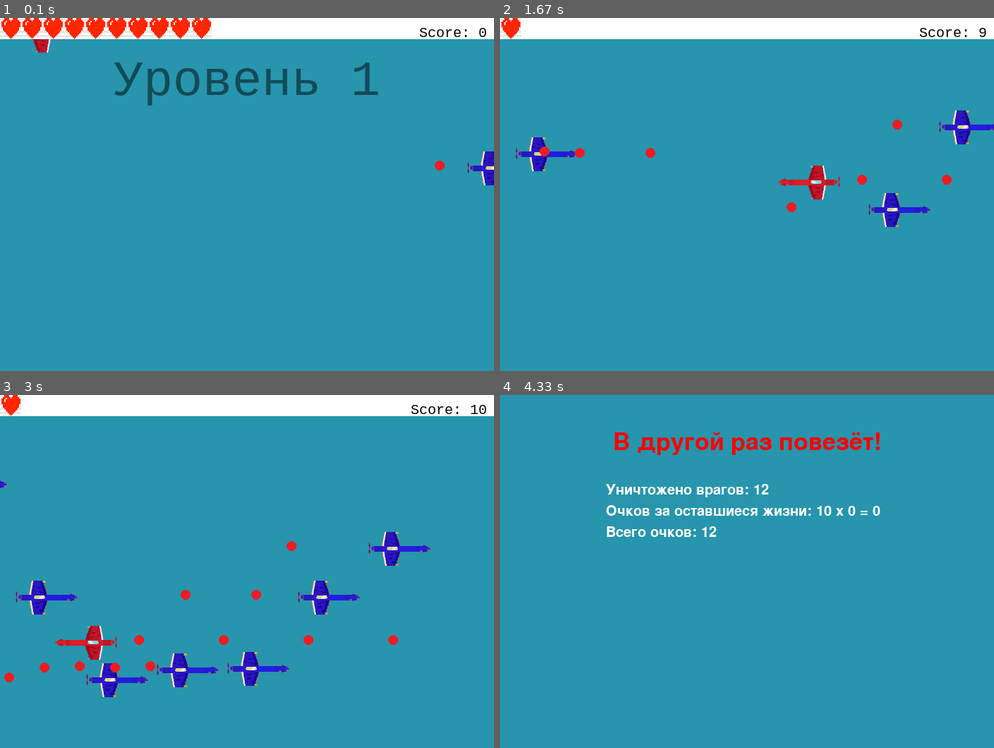
Above: before the commit, frames 1-4 (two rows, left to right).
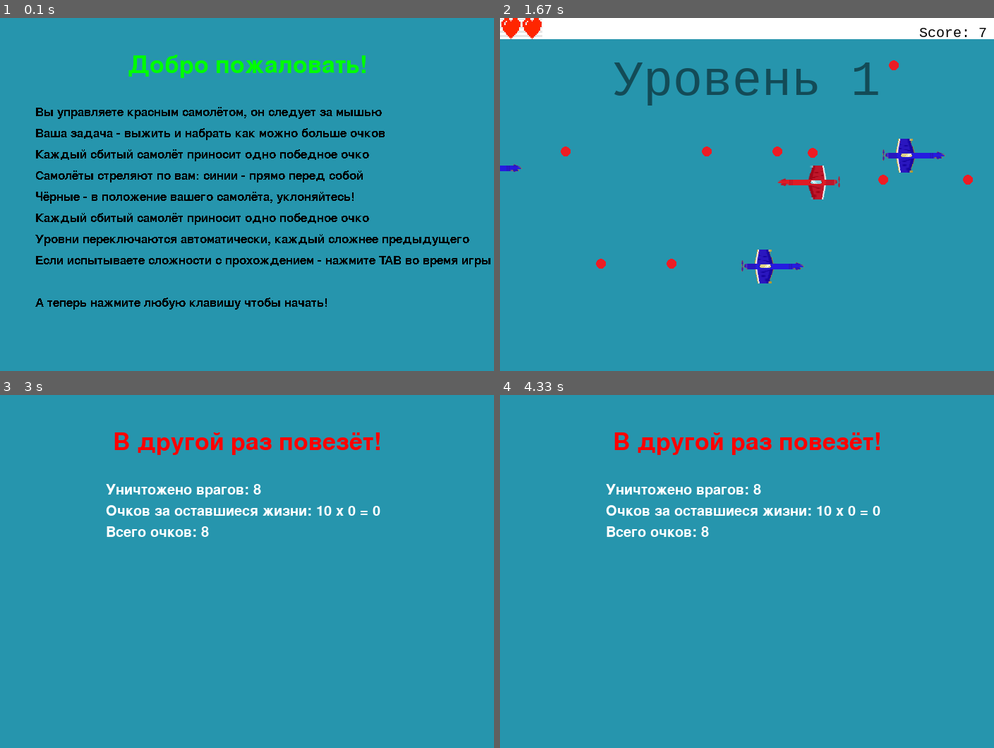
Above: after the commit, the same moments.

Repository: artzhemch/pygame_project
Game: pygame game, started from main.py
The game is run twice, just before and just after one commit, with the same random seed, the same clock (stepped at 60 frames per second) and the same inputs.
Inputs (mouse positions are in pixels of both pictures, inside the frame that each line leads up to):
- Up to frame 1 (0.1 s): no input
- Up to frame 2 (1.67 s): press the mouse at (628, 198) at 0.37 s; move the mouse to (712, 233) at 0.47 s; release the mouse at (796, 272) at 0.6 s; click (919, 236) at 0.72 s; click (648, 67) at 1.05 s; click (806, 183) at 1.38 s
- Up to frame 3 (3 s): click (83, 642) at 1.72 s
- Up to frame 4 (4.33 s): no input

The runs differ from the first frame. In frame 1, 15% of the frame differs, in the area x 0-100%, y 0-83%; in frame 2, 4.6%; in frame 3, 12%; in frame 4, 0.1%.

Commit message:
Стартовый экран и запуск игры

Diff:
--- a/main.py
+++ b/main.py
@@ -7,7 +7,7 @@
 from plane_class import Plane, Player, TargetingPlane
 from constants import BACKGROUND_COLOR, SCREEN_WIDTH, SCREEN_HEIGHT, LIFE_SIZE
 from level_class import levels
-from screens import draw_win, write_notification, draw_interface, draw_lost
+from screens import draw_win, write_notification, draw_interface, draw_lost, draw_starting_screen
 
 
 def create_enemy(all_sprites: pygame.sprite.Group,
@@ -36,7 +36,7 @@
     player = Player(all_sprites, alliance=1, x=0, y=0)
     running = True
     t = 0
-    game_condition = 'loading_level'
+    game_condition = 'starting_screen'
     level_number = 1
     spawn_rate = -1
     stronger_enemy_propability = 0.3  # Вероятность появления самолёта, стреляющего точно в игрока
@@ -49,6 +49,11 @@
             if event.type == pygame.KEYDOWN:
                 if event.key == pygame.K_TAB:
                     player.hp += 5
+        if game_condition == 'starting_screen':
+            draw_starting_screen(screen)
+            for event in events:
+                if event.type == pygame.KEYDOWN  or event.type == pygame.MOUSEBUTTONDOWN:
+                    game_condition = 'loading_level'
         if game_condition == 'loading_level':
             t = 0
             stronger_enemy_propability, spawn_rate, level_duration = levels[level_number].load()
@@ -68,7 +73,7 @@
             all_sprites.update(t)
             clock.tick(60)
             t += 1
-            if t < 30:
+            if t < 90:
                 write_notification(screen, f'Уровень {level_number}')
             pygame.display.flip()
             if t >= level_duration:
--- a/screens.py
+++ b/screens.py
@@ -48,6 +48,41 @@
     pygame.display.flip()
 
 
+def render_multi_line(text: str, x: int, y: int, font: pygame.font.Font, screen: pygame.display):
+    fsize = 30
+    lines = text.splitlines()
+    for i, l in enumerate(lines):
+        screen.blit(font.render(l, 0, (0, 0, 0)), (x, y + fsize * i))
+
+
+def draw_starting_screen(screen: pygame.display):
+    screen.fill(pygame.Color(BACKGROUND_COLOR))
+    font = pygame.font.Font(None, 50)
+
+    head_text_mid = font.render("Добро пожаловать!", True, (0, 255, 0))
+    head_text_x = SCREEN_WIDTH // 2 - head_text_mid.get_width() // 2
+    head_text_y = SCREEN_HEIGHT // 10
+    screen.blit(head_text_mid, (head_text_x, head_text_y))
+    font = pygame.font.Font(None, 26)
+
+    score_text_x = SCREEN_WIDTH // 2 - 300
+    score_text_y = SCREEN_HEIGHT // 4
+    render_multi_line("""Вы управляете красным самолётом, он следует за мышью\n"""
+                      """Ваша задача - выжить и набрать как можно больше очков\n"""
+                      """Каждый сбитый самолёт приносит одно победное очко\n"""
+                      """Самолёты стреляют по вам: синии - прямо перед собой\n"""
+                      """Чёрные - в положение вашего самолёта, уклоняйтесь!\n"""
+                      """Каждый сбитый самолёт приносит одно победное очко\n"""
+                      """Уровни переключаются автоматически, каждый сложнее предыдущего\n"""
+                      """Если испытываете сложности с прохождением - нажмите TAB во время игры\n"""
+                      """\nА теперь нажмите любую клавишу чтобы начать!""",
+                      screen=screen,
+                      font=font,
+                      x=score_text_x,
+                      y=score_text_y)
+    pygame.display.flip()
+
+
 def draw_interface(life: int, life_image: pygame.Surface, screen: pygame.display):
     pygame.draw.rect(screen, (255, 255, 255, 120), (0, 0, SCREEN_WIDTH, LIFE_SIZE))
     for i in range(life):
